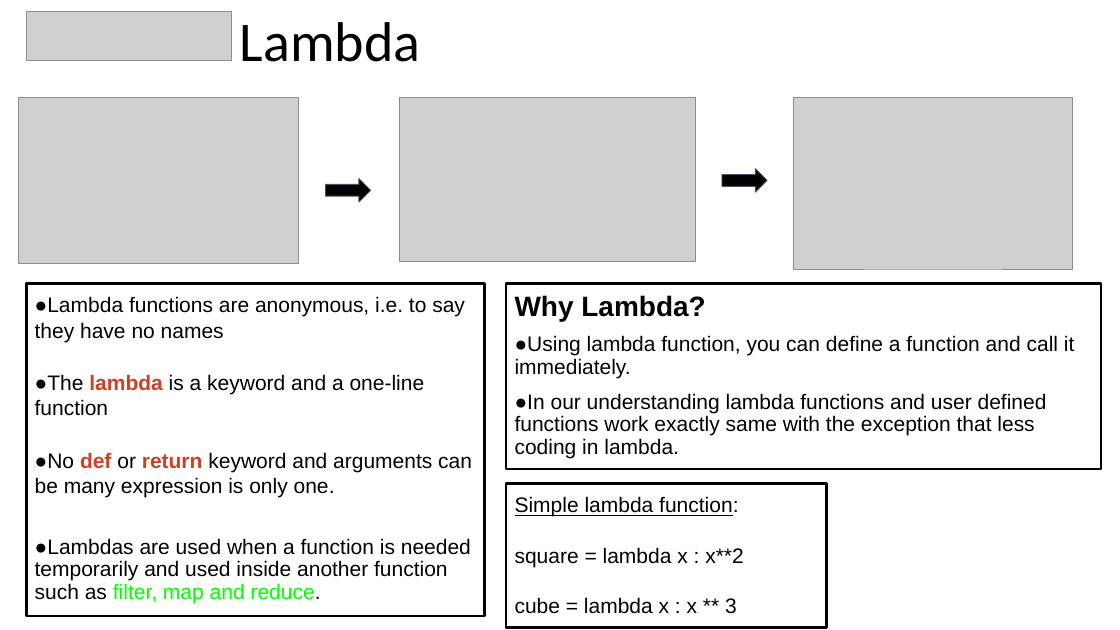
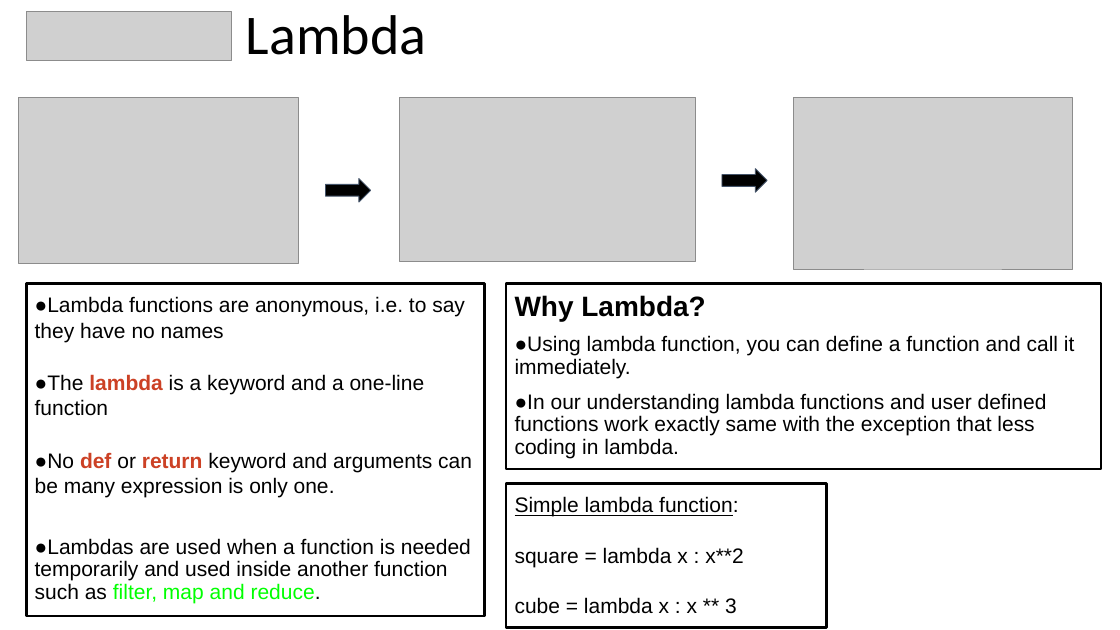
Before and after one commit to meetAmarAtGithub/PES_MTech_Assignments, a slide deck: slide 2 of ITP_Lambda, map, filter, reduce with examples/PDS Presentations.pptx. Drawn at 1120x630 pixels with LibreOffice and Linux fonts; fonts in the diff are those of the drawing; grey boxes stand for pictures. Boxes give left, top, right and bottom in pixels: in the first picture for what was removed or moved away, otherwise in the second. Text is boxed around its words. In the diff, an @@ line names an element or a change of style, - is before the commit and + after.

```diff
--- a/ITP_Lambda, map, filter, reduce with examples/PDS Presentations.pptx
+++ b/ITP_Lambda, map, filter, reduce with examples/PDS Presentations.pptx
@@ title "Lambda": place and size @@
-title "Lambda" at box(240, 22, 421, 62)
+title "Lambda" at box(246, 15, 427, 55)
```
Also in this commit, not shown: 6 other slides changed.
